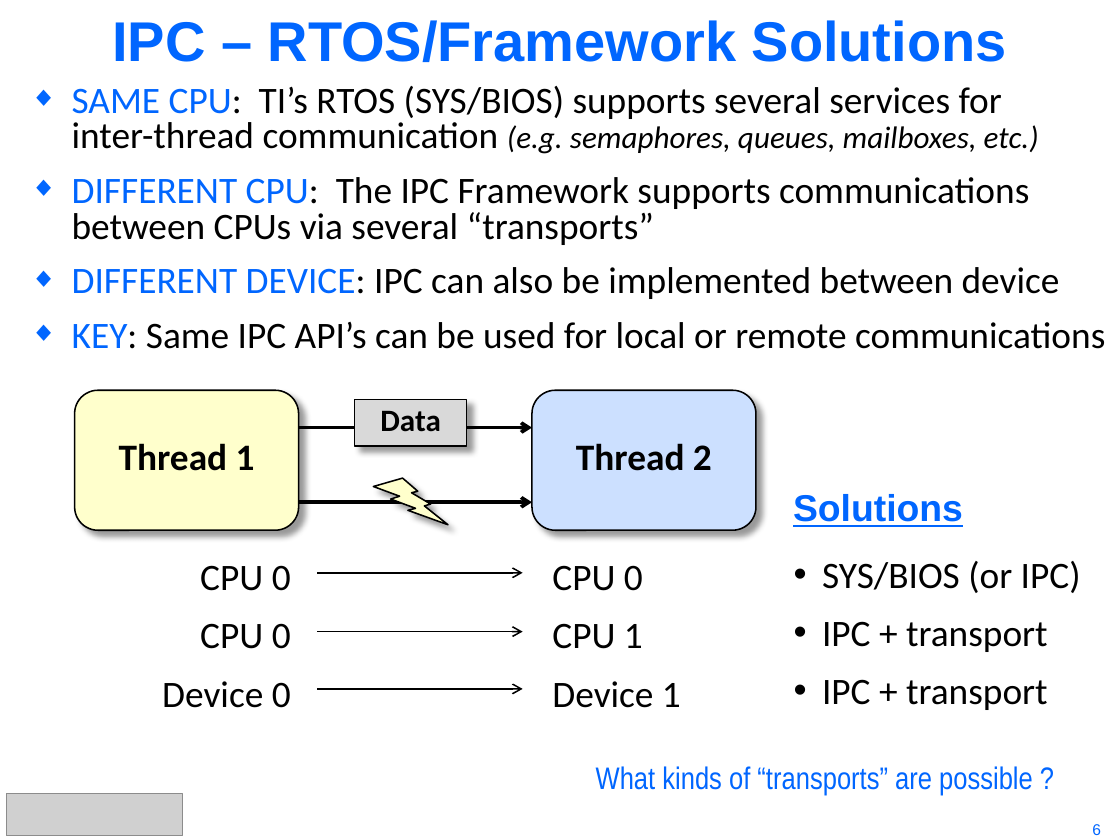
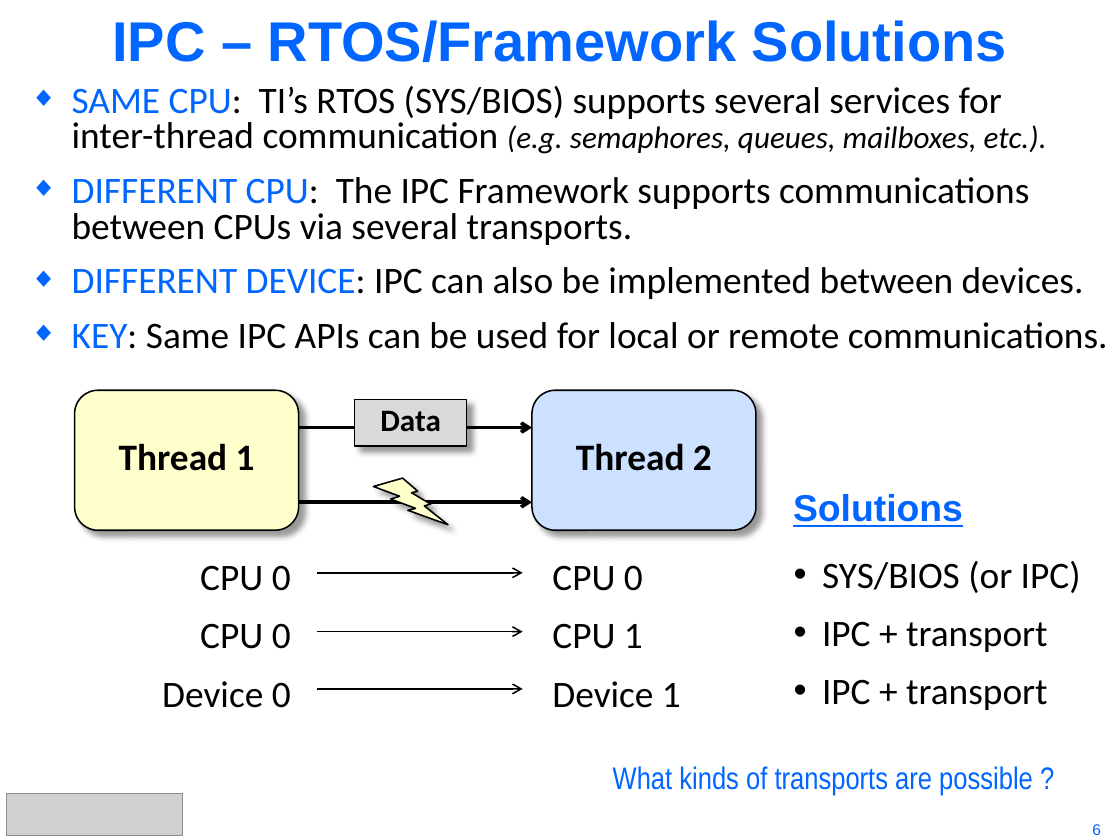
Before and after one commit to hari1989/keystone-workshop, a slide deck: slide 6 of preliminary/KeyStone Intro to IPC.pptx. Drawn at 1120x840 pixels with LibreOffice and Linux fonts; fonts in the diff are those of the drawing; grey boxes stand for pictures. Boxes give left, top, right and bottom in pixels: in the first picture for what was removed or moved away, otherwise in the second. Text is boxed around its words. In the diff, an @@ line names an element or a change of style, - is before the commit and + after.

```diff
--- a/preliminary/KeyStone Intro to IPC.pptx
+++ b/preliminary/KeyStone Intro to IPC.pptx
@@ text at (72,86,1108,349): text changed @@
-◆ SAME CPU: TI’s RTOS (SYS/BIOS) supports several services for
-  inter-thread communication (e.g. semaphores, queues, mailboxes, etc.)
-◆ DIFFERENT CPU: The IPC Framework supports communications
-  between CPUs via several “transports”
-◆ DIFFERENT DEVICE: IPC can also be implemented between device
-◆ KEY: Same IPC API’s can be used for local or remote communications
+◆ SAME CPU: TI’s RTOS (SYS/BIOS) supports several services for
+  inter-thread communication (e.g. semaphores, queues, mailboxes, etc.).
+◆ DIFFERENT CPU: The IPC Framework supports communications
+  between CPUs via several transports.
+◆ DIFFERENT DEVICE: IPC can also be implemented between devices.
+◆ KEY: Same IPC APIs can be used for local or remote communications.
@@ text at (613,766,1033,795): text changed @@
-What kinds of “transports” are possible ?
+What kinds of transports are possible ?
```
Also in this commit, not shown: 22 other slides changed.
